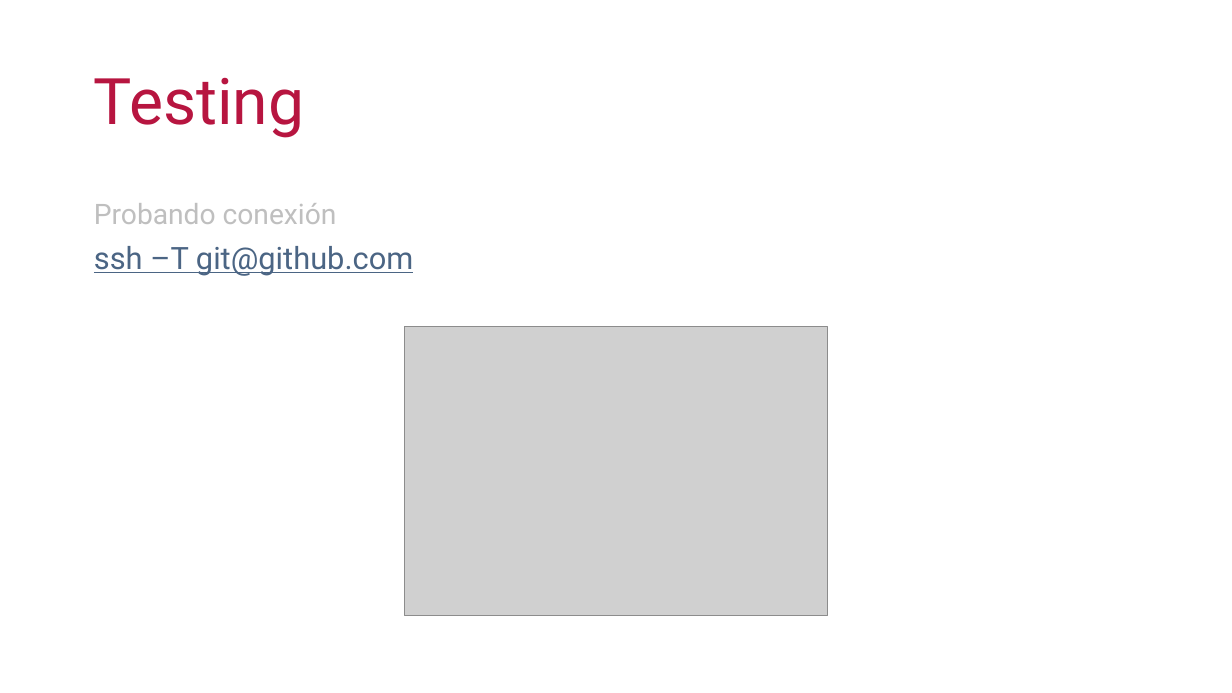
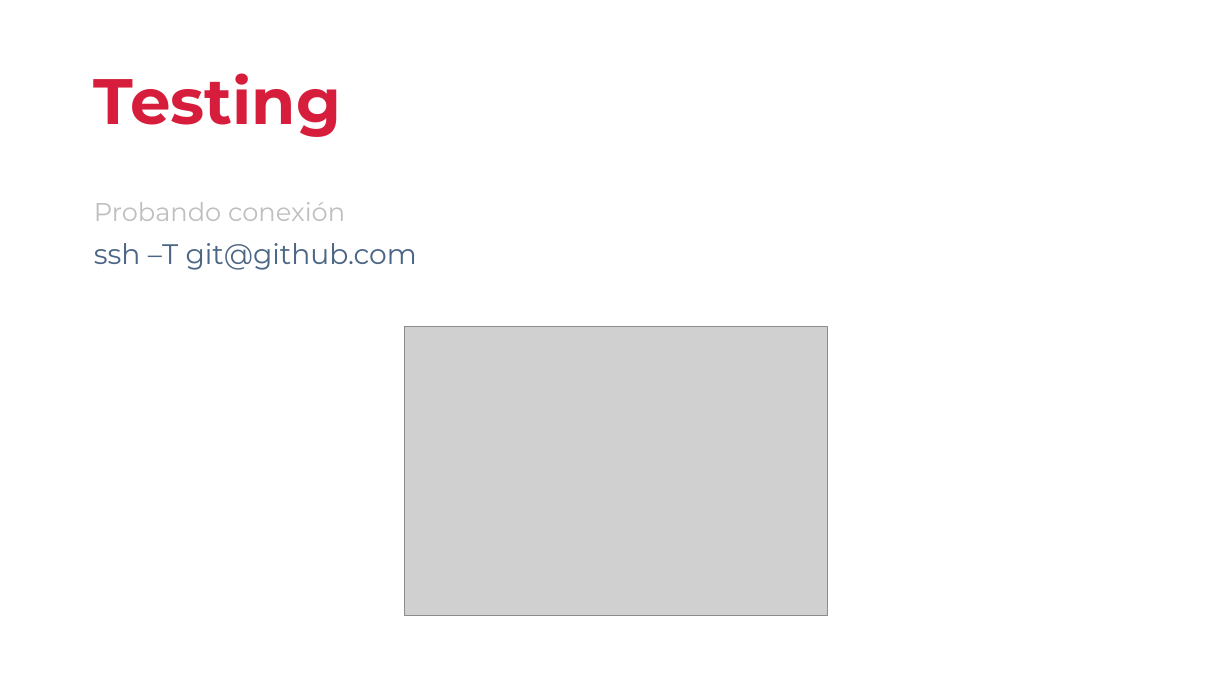
Before and after one commit to cimadev/PlaticasTalleres, a slide deck: slide 7 of 2018/Git-github-fundamentals/gitgithubfundamentals.pptx. Drawn at 1232x693 pixels with LibreOffice and Linux fonts; fonts in the diff are those of the drawing; grey boxes stand for pictures. Boxes give left, top, right and bottom in pixels: in the first picture for what was removed or moved away, otherwise in the second. Text is boxed around its words. In the diff, an @@ line names an element or a change of style, - is before the commit and + after.

```diff
--- a/2018/Git-github-fundamentals/gitgithubfundamentals.pptx
+++ b/2018/Git-github-fundamentals/gitgithubfundamentals.pptx
@@ title "Testing" at box(94, 73, 341, 137): font Roboto to Montserrat, text colour #B71540 to #D61E3C, bold on @@
@@ text "Probando conexión" at box(94, 202, 417, 270): size 22 to 20 pt in "Probando conexión"; font Roboto to Montserrat; size 24 to 22 pt, underline off in "ssh –T git@github.com" @@
```
Also in this commit, not shown: 18 other slides changed, 1 slide added, 6 other files.
